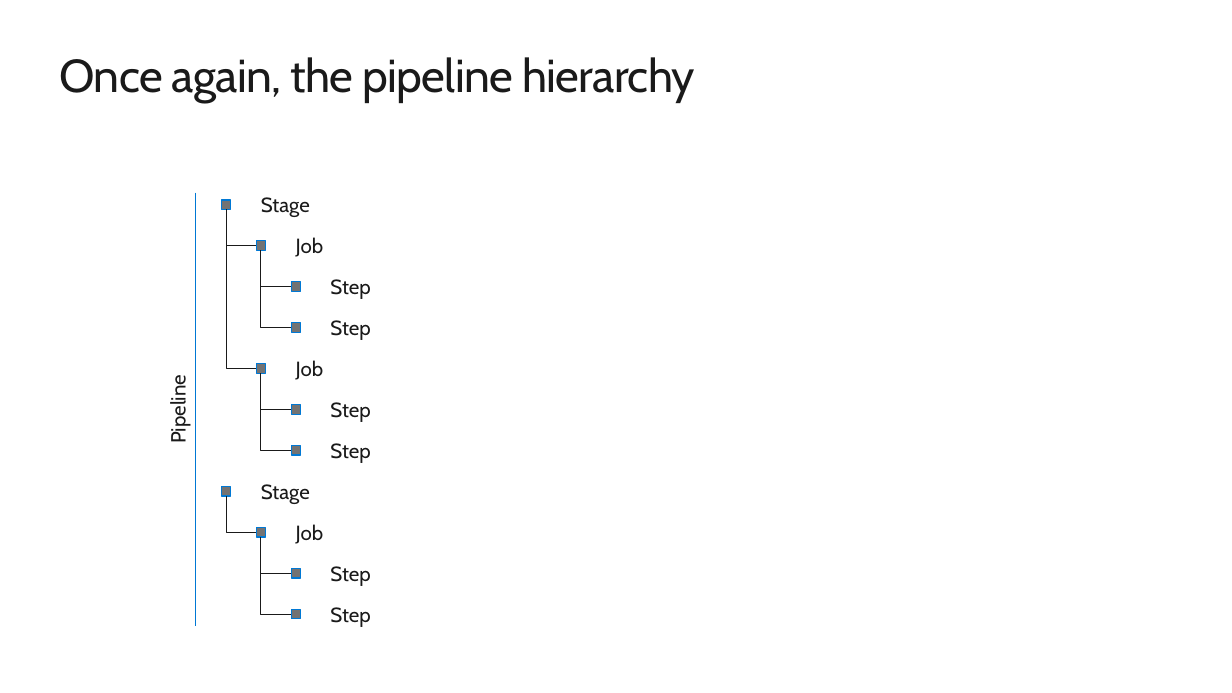
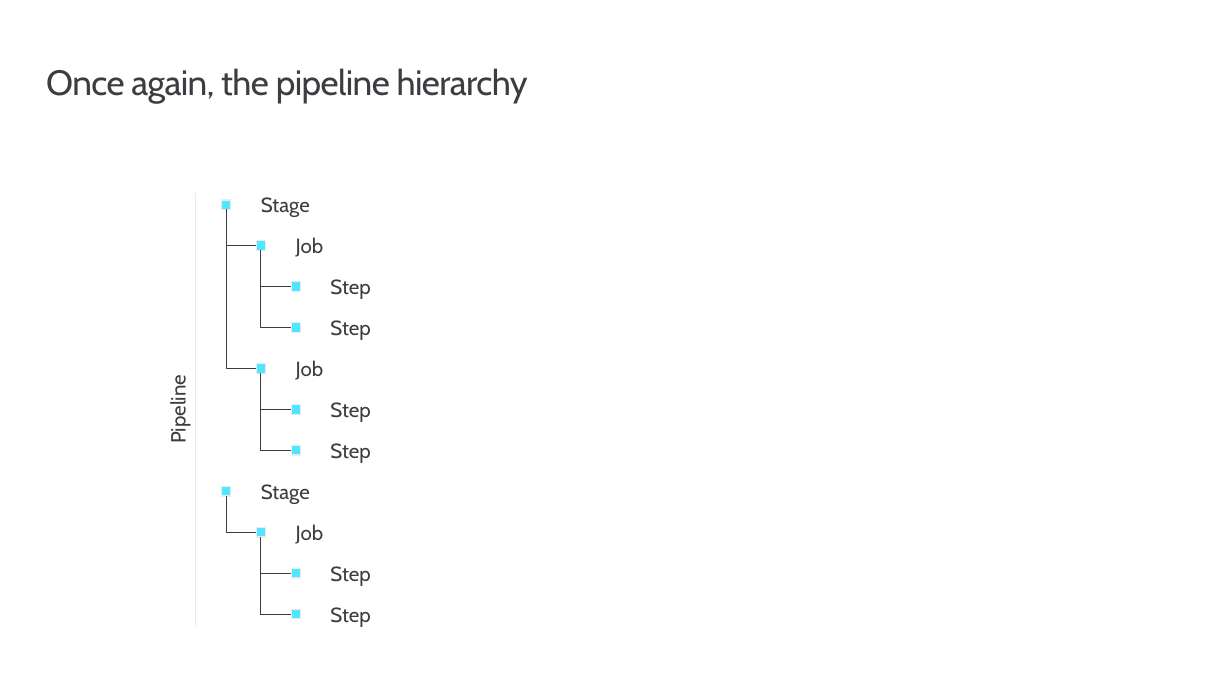
Before and after one commit to msusdev/Azure-pipelines-with-GitHub, a slide deck: slide 59 of Presentations/Introduction to Azure Pipelines/Introduction to Azure Pipelines.pptx (slide 54 before the commit). Drawn at 1232x693 pixels with LibreOffice and Linux fonts; fonts in the diff are those of the drawing; background and template pictures are left out. Boxes give left, top, right and bottom in pixels: in the first picture for what was removed or moved away, otherwise in the second. Text is boxed around its words. In the diff, an @@ line names an element or a change of style, - is before the commit and + after.

```diff
--- a/Presentations/Introduction to Azure Pipelines/Introduction to Azure Pipelines.pptx
+++ b/Presentations/Introduction to Azure Pipelines/Introduction to Azure Pipelines.pptx
@@ title "Once again, the pipeline hierarchy": place and size @@
-title "Once again, the pipeline hierarchy" at bbox=[59, 57, 695, 103]
+title "Once again, the pipeline hierarchy" at bbox=[46, 68, 528, 104]
@@ title "Once again, the pipeline hierarchy" at bbox=[46, 68, 528, 104]: size 36 to 27.4 pt, text colour #1A1A1A to #3C3C41; line spacing 1 to 0.9 @@
@@ line (196, 193) - (196, 626): stroke #0078D4 0.75 pt to #EBEBEB 0.75 pt @@
@@ elbow line (226, 209) - (256, 246): stroke #1A1A1A 0.75 pt to #3C3C41 0.75 pt @@
@@ elbow line (226, 209) - (256, 369): stroke #1A1A1A 0.75 pt to #3C3C41 0.75 pt @@
@@ elbow line (261, 250) - (291, 287): stroke #1A1A1A 0.75 pt to #3C3C41 0.75 pt @@
@@ elbow line (261, 250) - (291, 327): stroke #1A1A1A 0.75 pt to #3C3C41 0.75 pt @@
@@ text colour #1A1A1A to #3C3C41 in 12 elements at bbox=[261, 197, 310, 217], bbox=[296, 237, 324, 257], bbox=[330, 279, 370, 299], bbox=[330, 320, 370, 340], bbox=[296, 360, 324, 380], bbox=[330, 402, 370, 422], bbox=[330, 443, 370, 463], bbox=[261, 484, 310, 504], bbox=[296, 524, 324, 544], bbox=[330, 566, 370, 586], bbox=[330, 607, 370, 627], bbox=[166, 381, 191, 442] @@
@@ elbow line (261, 373) - (291, 451): stroke #1A1A1A 0.75 pt to #3C3C41 0.75 pt @@
@@ elbow line (261, 373) - (291, 409): stroke #1A1A1A 0.75 pt to #3C3C41 0.75 pt @@
@@ elbow line (226, 496) - (256, 532): stroke #1A1A1A 0.75 pt to #3C3C41 0.75 pt @@
@@ elbow line (261, 537) - (291, 574): stroke #1A1A1A 0.75 pt to #3C3C41 0.75 pt @@
@@ elbow line (261, 537) - (291, 615): stroke #1A1A1A 0.75 pt to #3C3C41 0.75 pt @@
@@ fill #737373 to #50E6FF; outline #0078D4 0.85 pt to #EBEBEB 0.85 pt in 11 elements at bbox=[222, 200, 231, 209], bbox=[256, 241, 265, 250], bbox=[291, 282, 300, 291], bbox=[291, 323, 300, 332], bbox=[256, 364, 265, 373], bbox=[291, 405, 300, 414], bbox=[291, 446, 300, 456], bbox=[222, 487, 231, 496], bbox=[256, 528, 265, 537], bbox=[291, 569, 300, 579], bbox=[291, 610, 300, 619] @@
```
Also in this commit, not shown: 6 other slides changed, 6 slides added.
